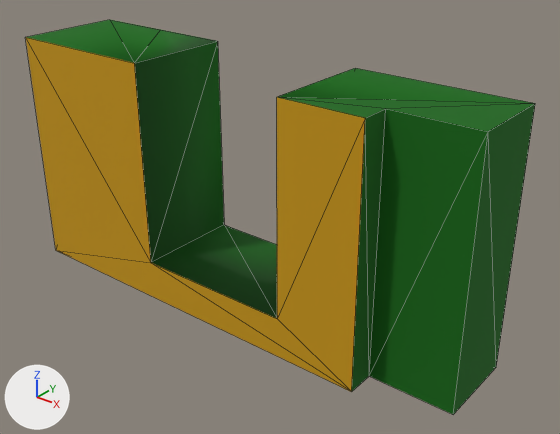
What one commit did to the COLLADA model vr/objetos/p163a2.dae.
Before and after are seen from a camera (50 mm lens) standing at (56.1, -55.3, 36.6) and looking at (5.1, 8.5, -2.9). Lighting does not change. The marker at lower left points along +X, +Y and +Z. The picture after the commit comes second. Mesh edges are drawn as thin lines. Where no turn or scale is listed for an object, it has been applied to the vertices.

In view in the first picture: 'group_0'.
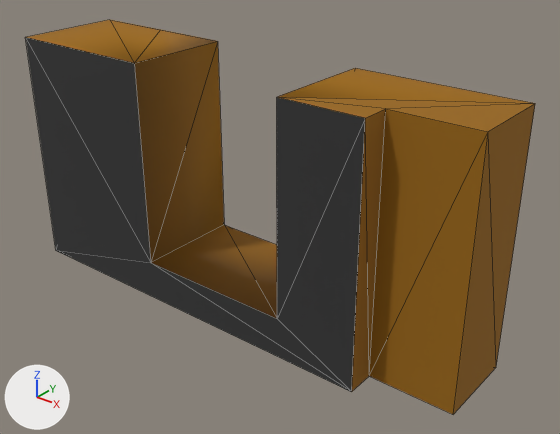
Boxes (x1, y1, x2, y2) around the edits, measured in the pictures (560 x 434 px):
'group_0', recoloured: (26, 20, 535, 415) in both

The change, as a list of edits to the scene's bpy script:
```text
Change mat_color_g08:
    mat_color_g08.base_color: (0.0, 0.133, 0.0) -> (0.319, 0.133, 0.0)  # dark green #006600 -> brown #996600
Change mat_color_d06:
    mat_color_d06.base_color: (0.604, 0.319, 0.0) -> (0.0331, 0.0331, 0.0331)  # yellow #cc9900 -> dark grey #333333
```
